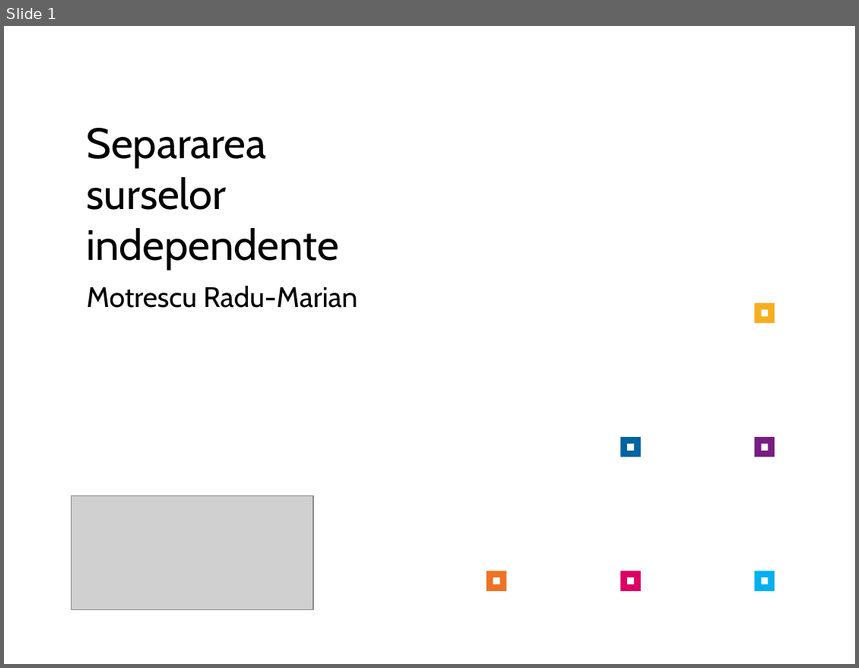
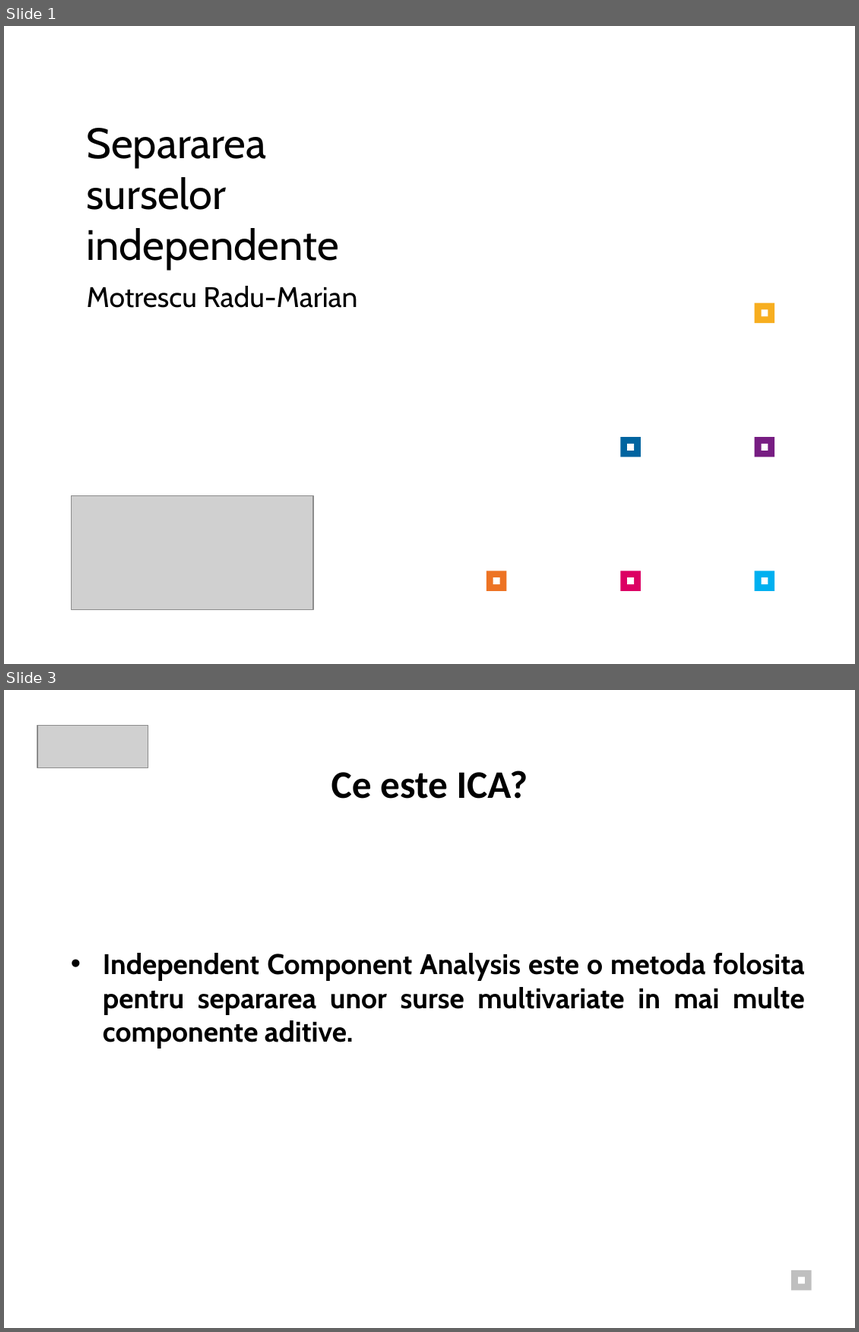
Before and after one commit to radumotrescu/Licenta-BSS, a slide deck: documentatie/prezentare_v2.pptx. Shown one above the other, each under a label of ours: slide 1 before the commit, slides 1 and 3 after it; the slides between them are not shown. The pictures are 859x668 and 859x1332 pixels, drawn with LibreOffice and Linux fonts; fonts in the diff are those of the drawing; grey boxes stand for pictures. Boxes give left, top, right and bottom in pixels: in the first picture for what was removed or moved away, otherwise in the second. Text is boxed around its words. In the diff, an @@ line names an element or a change of style, - is before the commit and + after.

```diff
--- a/documentatie/prezentare_v2.pptx
+++ b/documentatie/prezentare_v2.pptx
@@ slide 3 added at [4, 690, 855, 1328], background #FFFFFF @@
@@ picture added at [37, 725, 148, 768] @@
@@ title added at [332, 771, 528, 799], 33 pt, text #000000, bold @@
+Ce este ICA?
@@ text added at [103, 953, 805, 1049], 24 pt, text #000000, bold @@
+• Independent Component Analysis este o metoda folosita pentru separarea unor surse multivariate in mai multe componente aditive.
@@ rectangle added at [791, 1271, 812, 1291], fill #BFBFBF @@
@@ rectangle added at [798, 1277, 805, 1284], fill #FFFFFF @@
```
Also in this commit, not shown: 7 other slides added, 3 slides removed, 7 other files.
